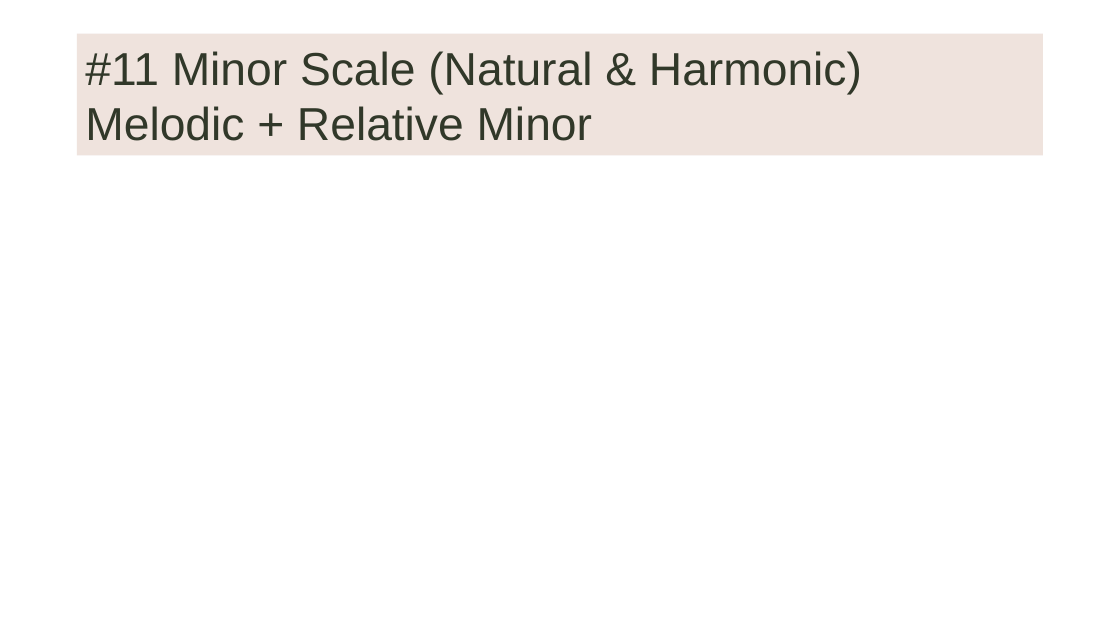
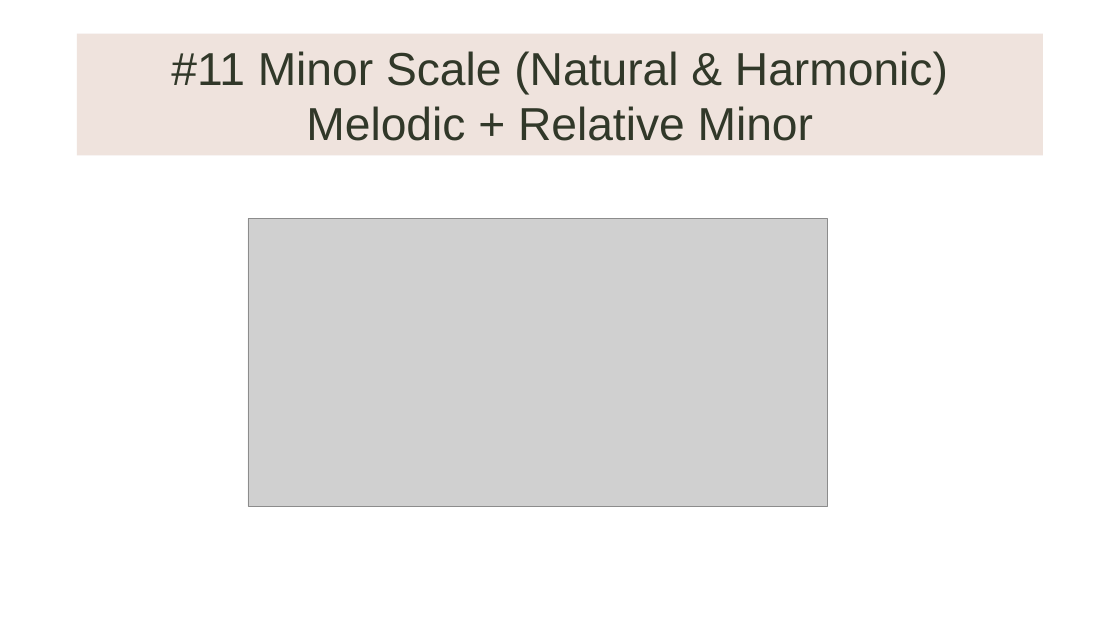
Before and after one commit to KnowledgeMavens/Science-Tech, a slide deck: slide 8 of Music Theory 02-17-18/Music Theory 02-17-18.pptx. Drawn at 1120x630 pixels with LibreOffice and Linux fonts; fonts in the diff are those of the drawing; grey boxes stand for pictures; background and template pictures are left out. Boxes give left, top, right and bottom in pixels: in the first picture for what was removed or moved away, otherwise in the second. Text is boxed around its words. In the diff, an @@ line names an element or a change of style, - is before the commit and + after.

```diff
--- a/Music Theory 02-17-18/Music Theory 02-17-18.pptx
+++ b/Music Theory 02-17-18/Music Theory 02-17-18.pptx
@@ title "#11 Minor Scale (Natural & ..." at bbox=[77, 34, 1044, 155]: alignment left to centre @@
@@ picture added at bbox=[248, 218, 828, 507] @@
```
Also in this commit, not shown: 16 other slides changed, 2 slides added, 2 slides removed, 1 other file.
